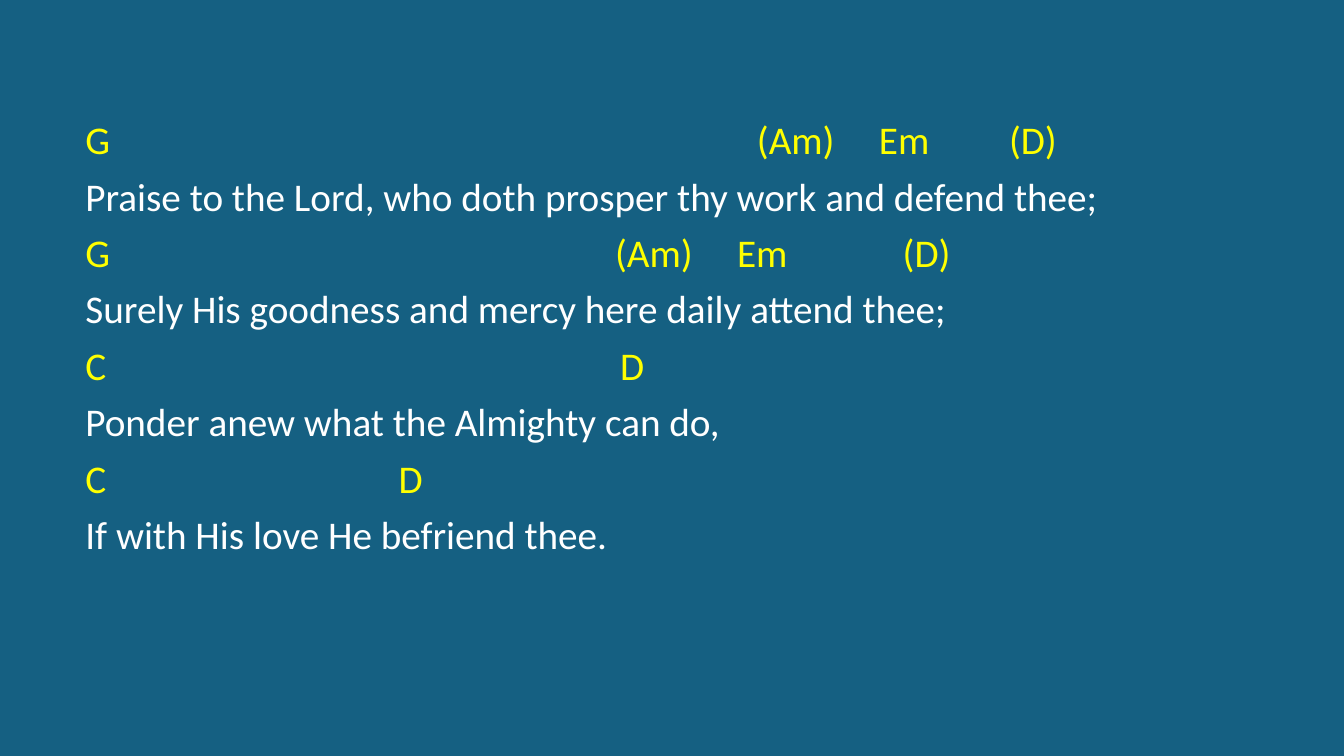
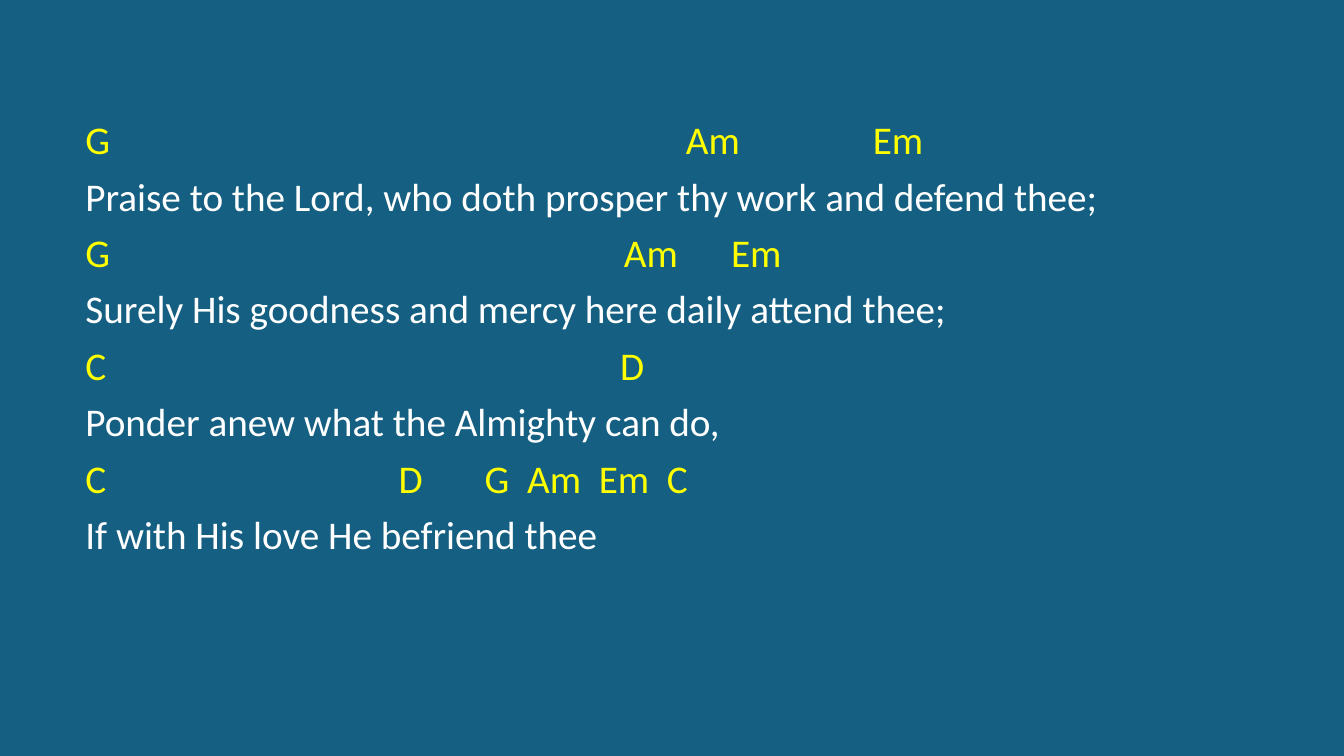
Before and after one commit to kendall412/worship, a slide deck: slide 4 of Praise To The Lord The Almighty-CH.pptx. Drawn at 1344x756 pixels with LibreOffice and Linux fonts; fonts in the diff are those of the drawing. Boxes give left, top, right and bottom in pixels: in the first picture for what was removed or moved away, otherwise in the second. Text is boxed around its words. In the diff, an @@ line names an element or a change of style, - is before the commit and + after.

```diff
--- a/Praise To The Lord The Almighty-CH.pptx
+++ b/Praise To The Lord The Almighty-CH.pptx
@@ subtitle at (x1=85, y1=128, x2=923, y2=155): text changed @@
-G (Am) Em (D)
+G Am Em
@@ subtitle at (x1=85, y1=241, x2=781, y2=268): text changed @@
-G (Am) Em (D)
+G Am Em
@@ subtitle at (x1=85, y1=467, x2=688, y2=550): text changed @@
-C D
-If with His love He befriend thee.
+C D G Am Em C
+If with His love He befriend thee
```
Also in this commit, not shown: 3 other slides changed, 9 other files.
